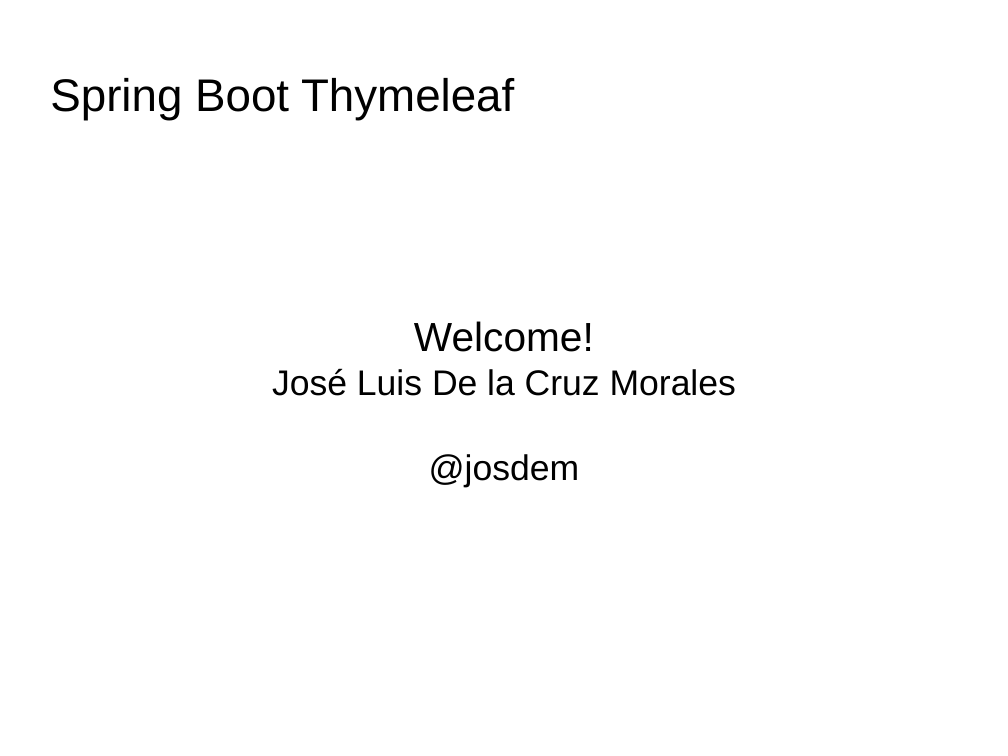
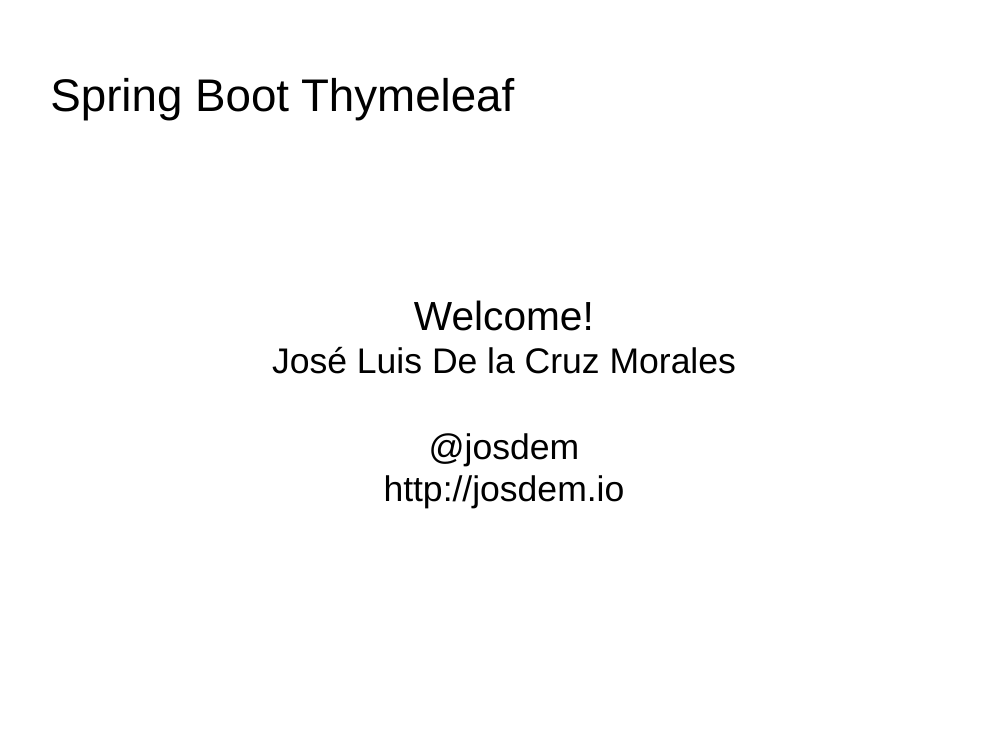
Before and after one commit to gdljug/spring-boot-thymeleaf, a slide deck: slide 1 of impress/Spring Boot Thymeleaf.odp. Drawn at 1008x756 pixels with LibreOffice and Linux fonts; fonts in the diff are those of the drawing; background and template pictures are left out. Boxes give left, top, right and bottom in pixels: in the first picture for what was removed or moved away, otherwise in the second. Text is boxed around its words. In the diff, an @@ line names an element or a change of style, - is before the commit and + after.

Commit message:
Updating presentation

```diff
--- a/impress/Spring Boot Thymeleaf.odp
+++ b/impress/Spring Boot Thymeleaf.odp
@@ subtitle at [384,475,625,509]: paragraph added @@
+http://josdem.io
```
